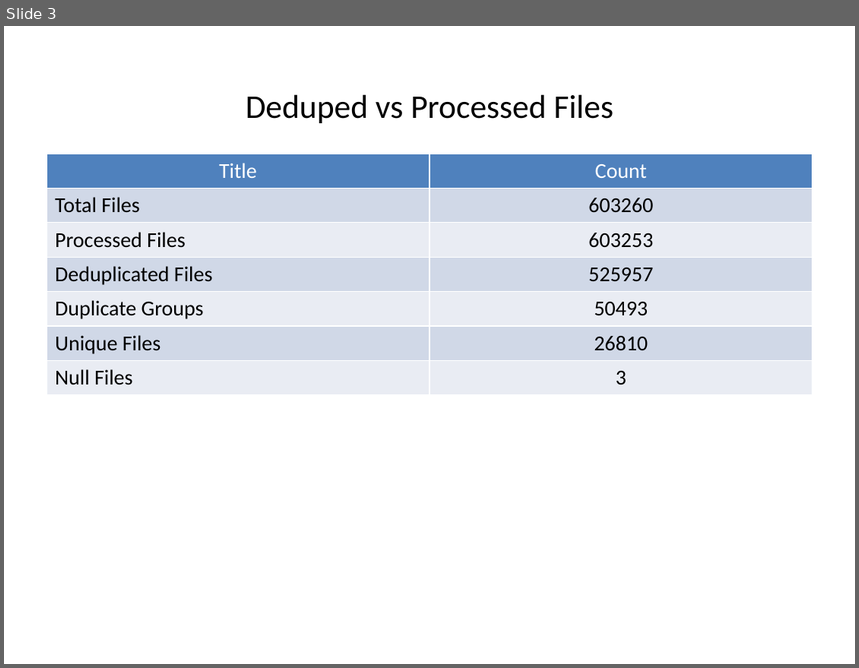
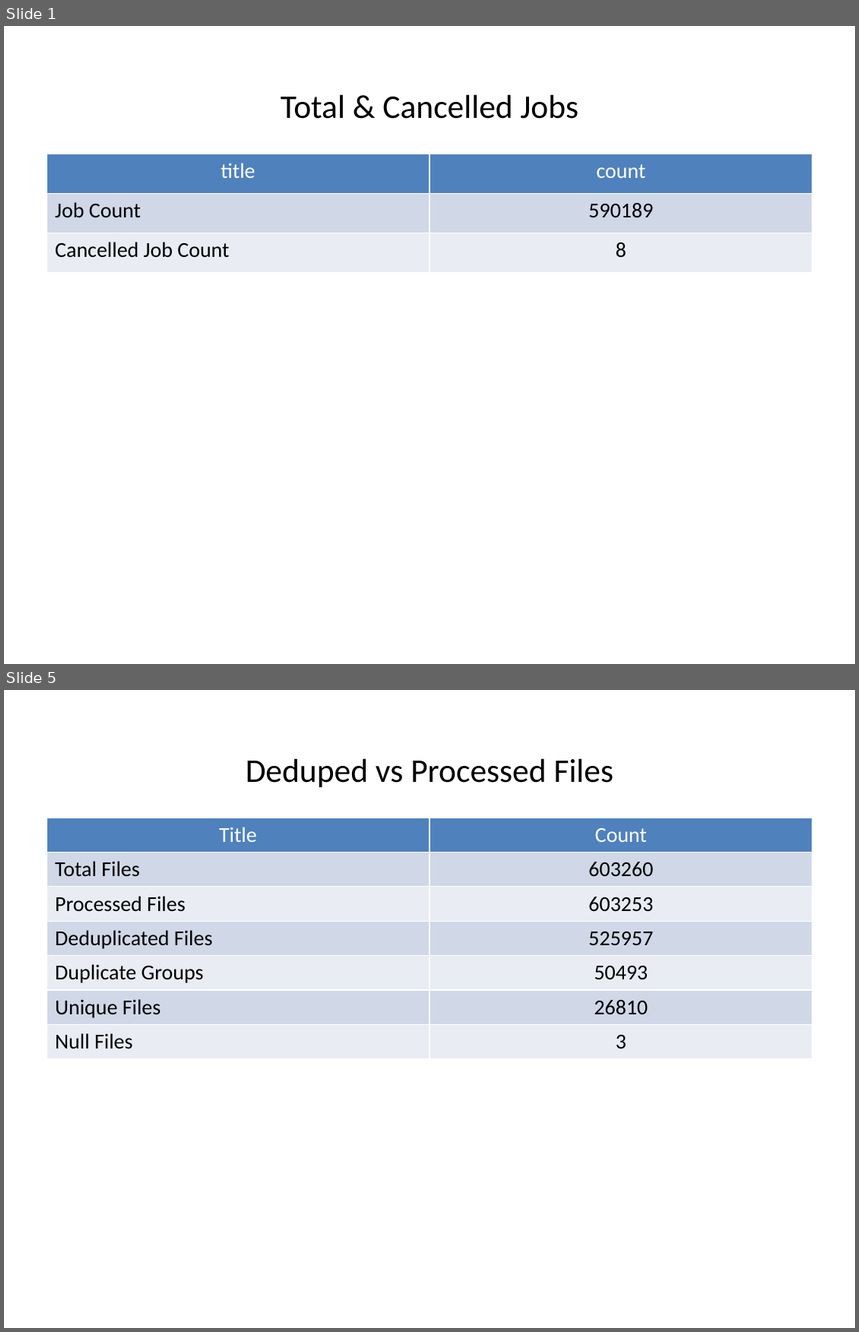
Before and after one commit to JezreelHazelEndaya/JRClient-, a slide deck: status_report.pptx. Shown one above the other, each under a label of ours: slide 3 before the commit, slides 1 and 5 after it; the slides between them are not shown. The pictures are 859x668 and 859x1332 pixels, drawn with LibreOffice and Linux fonts; fonts in the diff are those of the drawing. Boxes give left, top, right and bottom in pixels: in the first picture for what was removed or moved away, otherwise in the second. Text is boxed around its words. In the diff, an @@ line names an element or a change of style, - is before the commit and + after.

```diff
--- a/status_report.pptx
+++ b/status_report.pptx
@@ slide 1 added at (4, 26, 855, 664), background #FFFFFF @@
@@ title added at (281, 94, 579, 119), 28 pt, text #000000 @@
+Total & Cancelled Jobs
@@ table added at (47, 154, 813, 273), 3 rows, 2 columns @@
+title | count
+Job Count | 590189
+Cancelled Job Count | 8
@@ what was slide 3 is now slide 5 @@
```
Also in this commit, not shown: 2 slides changed, 4 other slides added, 5 other files.
